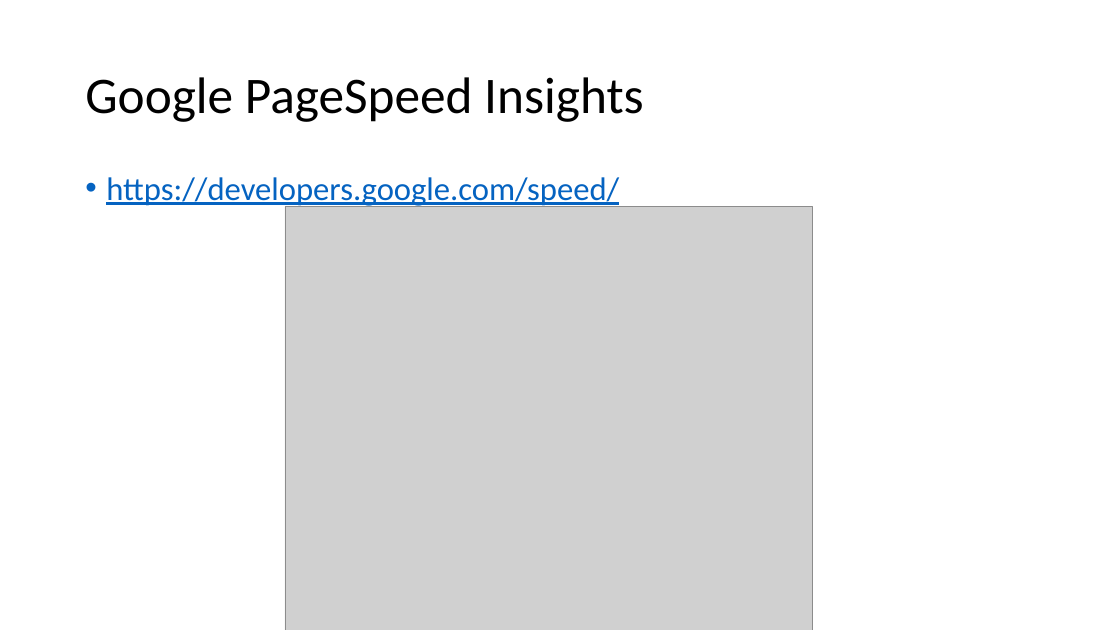
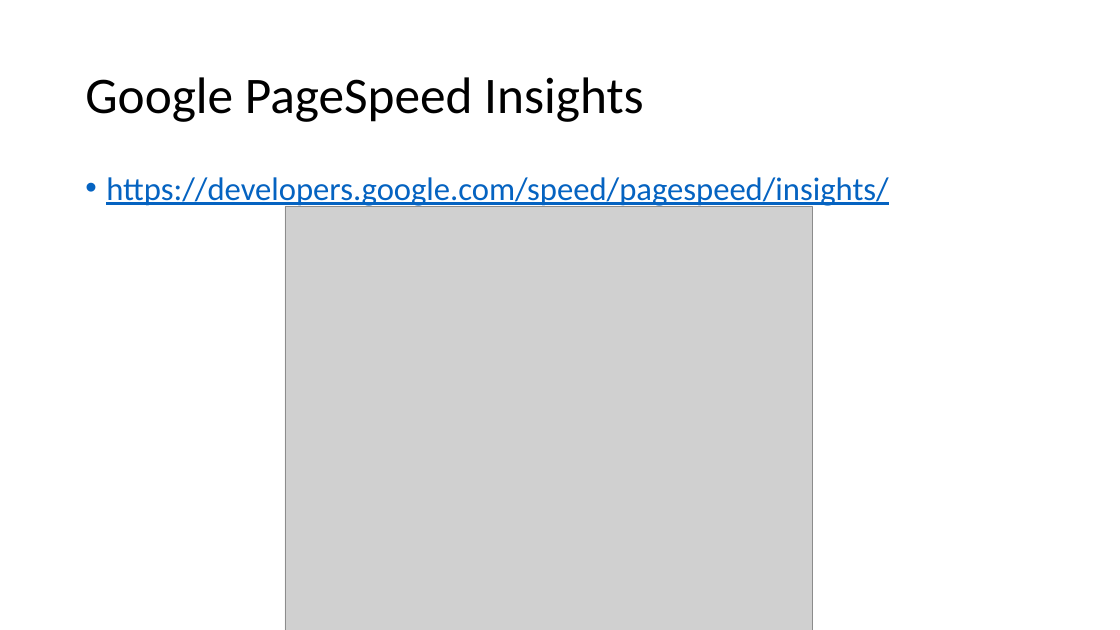
Before and after one commit to GTC-JS/ExtraPresentations, a slide deck: slide 17 of Web Optimization.pptx (slide 16 before the commit). Drawn at 1120x630 pixels with LibreOffice and Linux fonts; fonts in the diff are those of the drawing; grey boxes stand for pictures. Boxes give left, top, right and bottom in pixels: in the first picture for what was removed or moved away, otherwise in the second. Text is boxed around its words. In the diff, an @@ line names an element or a change of style, - is before the commit and + after.

```diff
--- a/Web Optimization.pptx
+++ b/Web Optimization.pptx
@@ text at box(106, 177, 888, 208): text changed @@
-• https://developers.google.com/speed/
+• https://developers.google.com/speed/pagespeed/insights/
```
Also in this commit, not shown: 3 other slides changed, 1 slide added.
